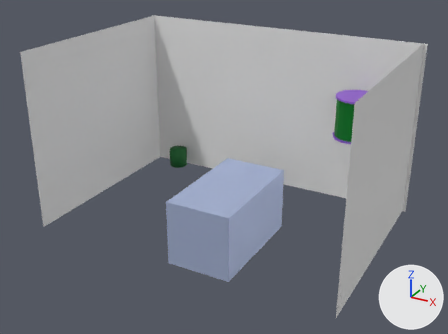
One commit to the Blender file assets/map/room_1.blend: the scene before it, then after it.
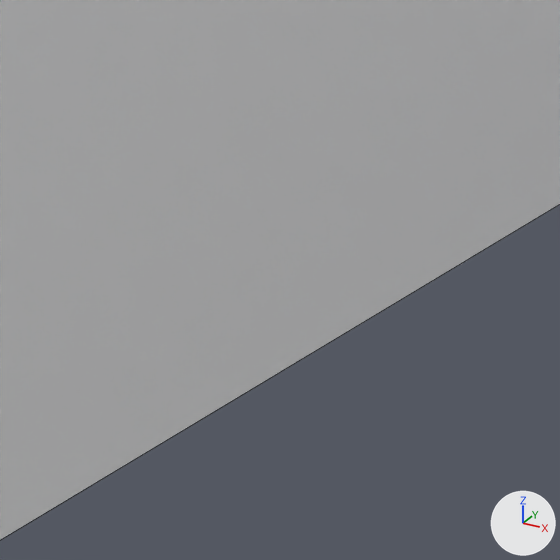
The first picture shows the older version from a camera (50 mm lens) standing at (3.95, -8.81, 4.43) and looking at (-0.01, -1.6, 0.83). The close-ups show the older and then the newer version on the part from 10% to 22% of the width and 52% to 69% of the height of that picture. Only the edits that show in the close-ups are written down. The lights are fixed; the arrows at lower right show +X, +Y and +Z. The close-ups show mesh edges as thin lines. Objects named as collision shapes, trigger or cutter boxes, shadow casters or lower levels of detail are left out.

Objects in the first close-up: 'left'.
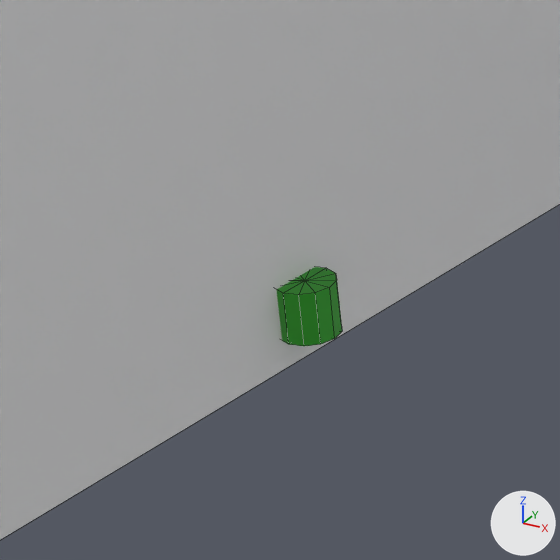
The change, as JSON lines over the scene's bpy script:
```json
{"op": "add", "block": "mat_material_027", "code": ["mat_material_027 = principled_material('Material.027')", "mat_material_027.base_color = (0.0241, 0.366, 0.0151)  # green #2ba321"]}
{"op": "add", "block": "me_cylinder_026", "code": ["me_cylinder_026 = bpy.data.meshes.new('Cylinder.026')", "me_cylinder_026.from_pydata(...)  # a 12-sided cylinder along z spanning x -0.05..0.05, y -0.05..0.05, z -0.045..0.045", "me_cylinder_026.materials.append(mat_material_027)  # green #2ba321"]}
{"op": "add", "block": "ob_seaweed_002", "code": ["ob_seaweed_002 = bpy.data.objects.new('seaweed.002', me_cylinder_026)", "ob_seaweed_002.location = (-2.232, -2.377, 0.045)"]}
```

Location of each change, [x1, y1, x2, y2] in pixels of the close-ups (560 x 560 px):
```json
{"object": "seaweed.002", "change": "added", "after": [277, 267, 342, 346], "on screen": "green"}
```
